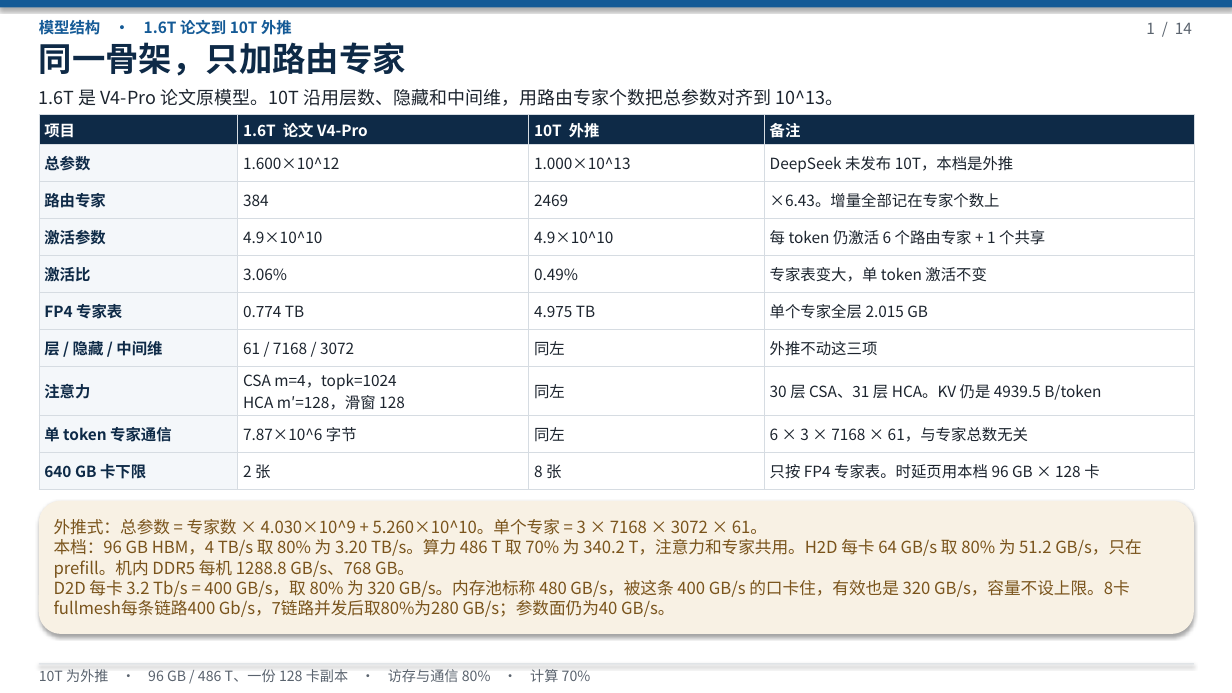
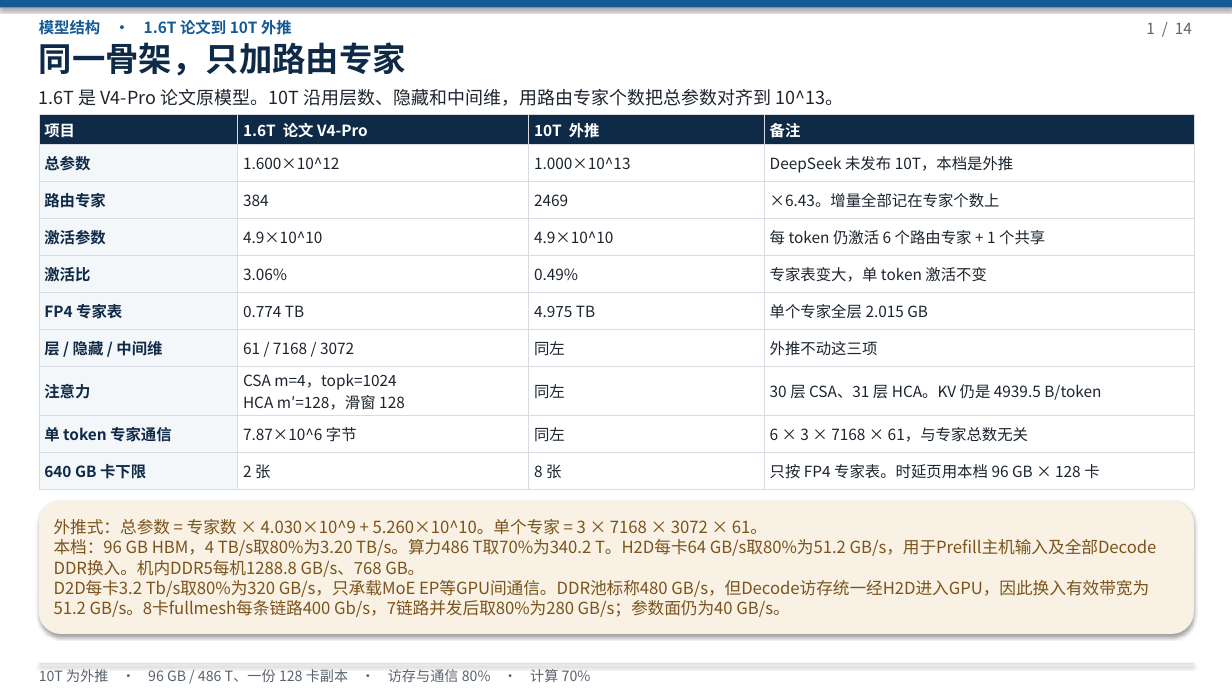
Before and after one commit to 69515164-rgb/UCL-MPComm, a slide deck: slide 1 of docs/deepseek-96g-slo.pptx. Drawn at 1232x693 pixels with LibreOffice and Linux fonts; fonts in the diff are those of the drawing. Boxes give left, top, right and bottom in pixels: in the first picture for what was removed or moved away, otherwise in the second. Text is boxed around its words. In the diff, an @@ line names an element or a change of style, - is before the commit and + after.

```diff
--- a/docs/deepseek-96g-slo.pptx
+++ b/docs/deepseek-96g-slo.pptx
@@ text at (x1=54, y1=539, x2=1157, y2=617): text changed @@
-本档：96 GB HBM，4 TB/s 取 80% 为 3.20 TB/s。算力 486 T 取 70% 为 340.2 T，注意力和专家共用。H2D 每卡 64 GB/s 取 80% 为 51.2 GB/s，只在 prefill。机内 DDR5 每机 1288.8 GB/s、768 GB。
-D2D 每卡 3.2 Tb/s = 400 GB/s，取 80% 为 320 GB/s。内存池标称 480 GB/s，被这条 400 GB/s 的口卡住，有效也是 320 GB/s，容量不设上限。8卡fullmesh每条链路400 Gb/s，7链路并发后取80%为280 GB/s；参数面仍为40 GB/s。
+本档：96 GB HBM，4 TB/s取80%为3.20 TB/s。算力486 T取70%为340.2 T。H2D每卡64 GB/s取80%为51.2 GB/s，用于Prefill主机输入及全部Decode DDR换入。机内DDR5每机1288.8 GB/s、768 GB。
+D2D每卡3.2 Tb/s取80%为320 GB/s，只承载MoE EP等GPU间通信。DDR池标称480 GB/s，但Decode访存统一经H2D进入GPU，因此换入有效带宽为51.2 GB/s。8卡fullmesh每条链路400 Gb/s，7链路并发后取80%为280 GB/s；参数面仍为40 GB/s。
```
Also in this commit, not shown: 6 other slides changed, 1 other file.
